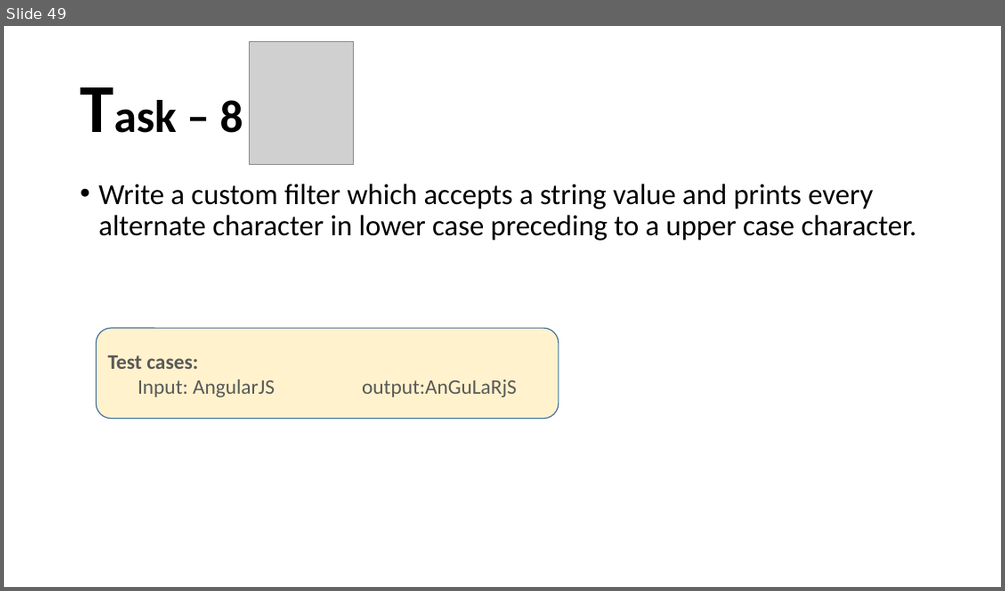
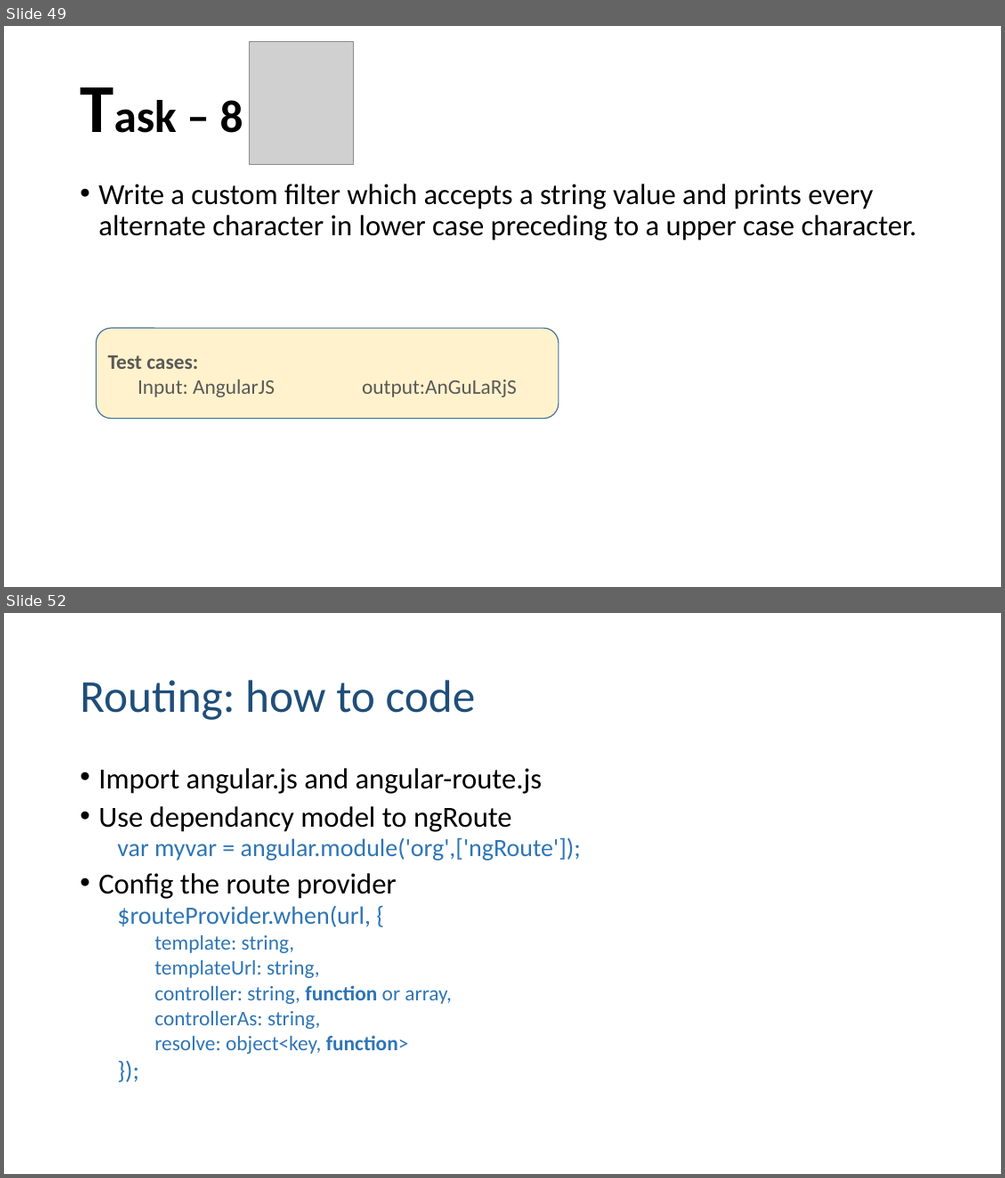
Before and after one commit to santoshkar/Angular, a slide deck: Angular JS draft.pptx. Shown one above the other, each under a label of ours: slide 49 before the commit, slides 49 and 52 after it; the slides between them are not shown. The pictures are 1005x591 and 1005x1178 pixels, drawn with LibreOffice and Linux fonts; fonts in the diff are those of the drawing; grey boxes stand for pictures. Boxes give left, top, right and bottom in pixels: in the first picture for what was removed or moved away, otherwise in the second. Text is boxed around its words. In the diff, an @@ line names an element or a change of style, - is before the commit and + after.

Commit message:
Router added.

```diff
--- a/Angular JS draft.pptx
+++ b/Angular JS draft.pptx
@@ slide 52 added at bbox=[4, 613, 1001, 1174], background #FFFFFF @@
@@ title added at bbox=[80, 680, 476, 720], 44 pt, text #1F4E79 @@
+Routing: how to code
@@ text added at bbox=[98, 768, 581, 1054], 20 pt, text #2E75B6 @@
+• Import angular.js and angular-route.js
+• Use dependancy model to ngRoute
+  var myvar = angular.module('org',['ngRoute']);
+• Config the route provider
+  $routeProvider.when(url, {
+    template: string,
+    templateUrl: string,
+    controller: string, function or array,
+    controllerAs: string,
+    resolve: object<key, function>
+  });
```
Also in this commit, not shown: 16 slides changed, 7 other slides added, 1 slide removed, 4 other files.
